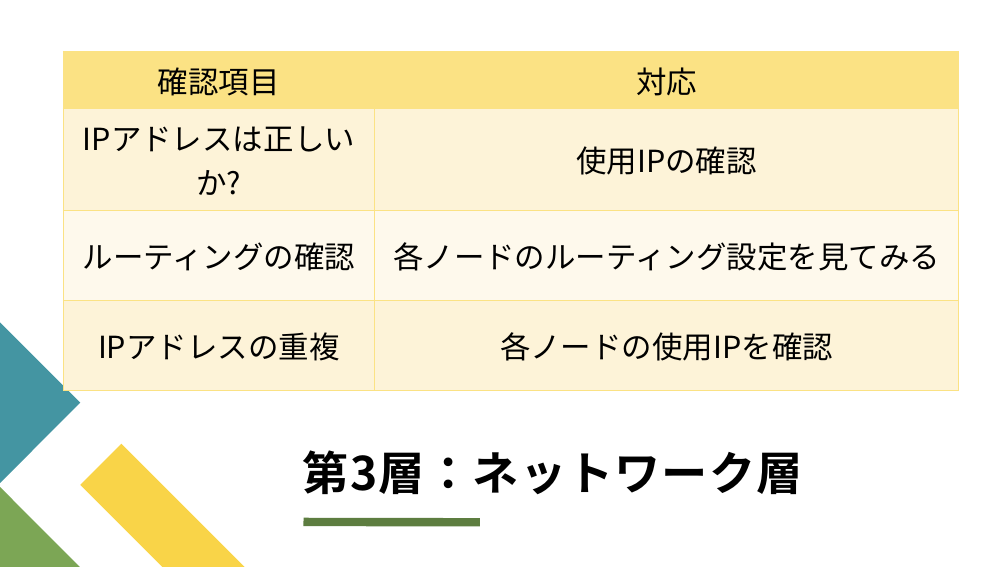
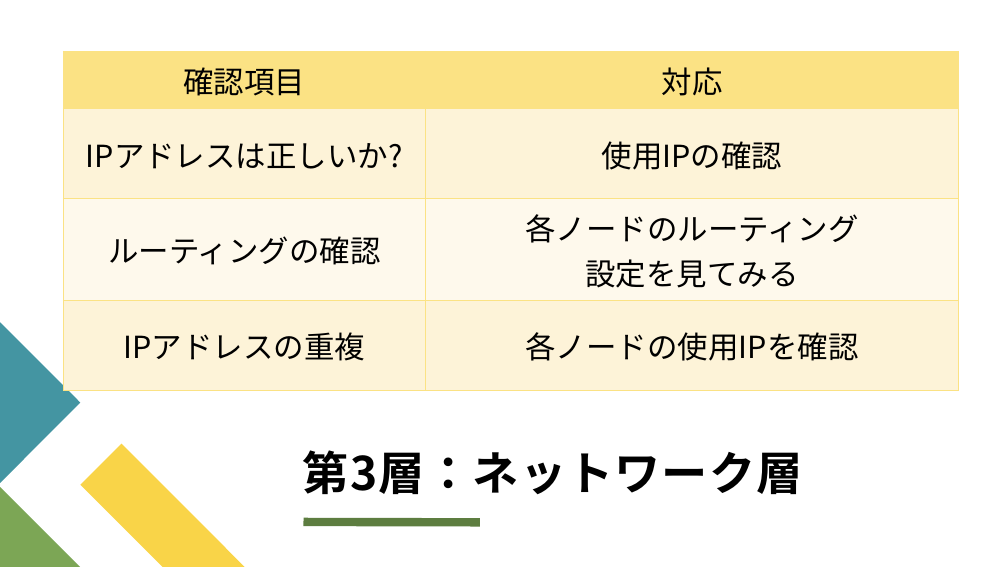
Before and after one commit to kurebayashi-shota/network-study, a slide deck: slide 115 of ネットワーク基礎勉強会資料.pptx. Drawn at 1008x567 pixels with LibreOffice and Linux fonts; fonts in the diff are those of the drawing. Boxes give left, top, right and bottom in pixels: in the first picture for what was removed or moved away, otherwise in the second. Text is boxed around its words. In the diff, an @@ line names an element or a change of style, - is before the commit and + after.

```diff
--- a/ネットワーク基礎勉強会資料.pptx
+++ b/ネットワーク基礎勉強会資料.pptx
@@ table at (64, 51, 960, 376) @@
-row 3, column 2: 各ノードのルーティング設定を見てみる
+row 3, column 2: 各ノードのルーティング / 設定を見てみる
@@ borders changed @@
```
Also in this commit, not shown: 190 other slides changed, 1 other file.
